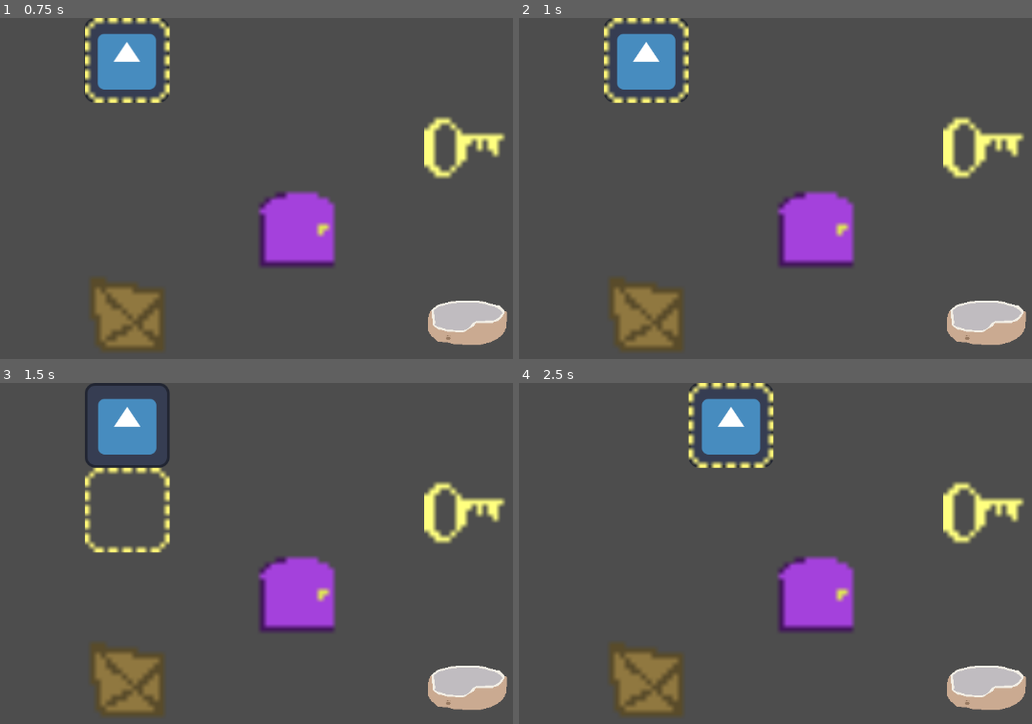
Above: before the commit, frames 1-4 (two rows, left to right).
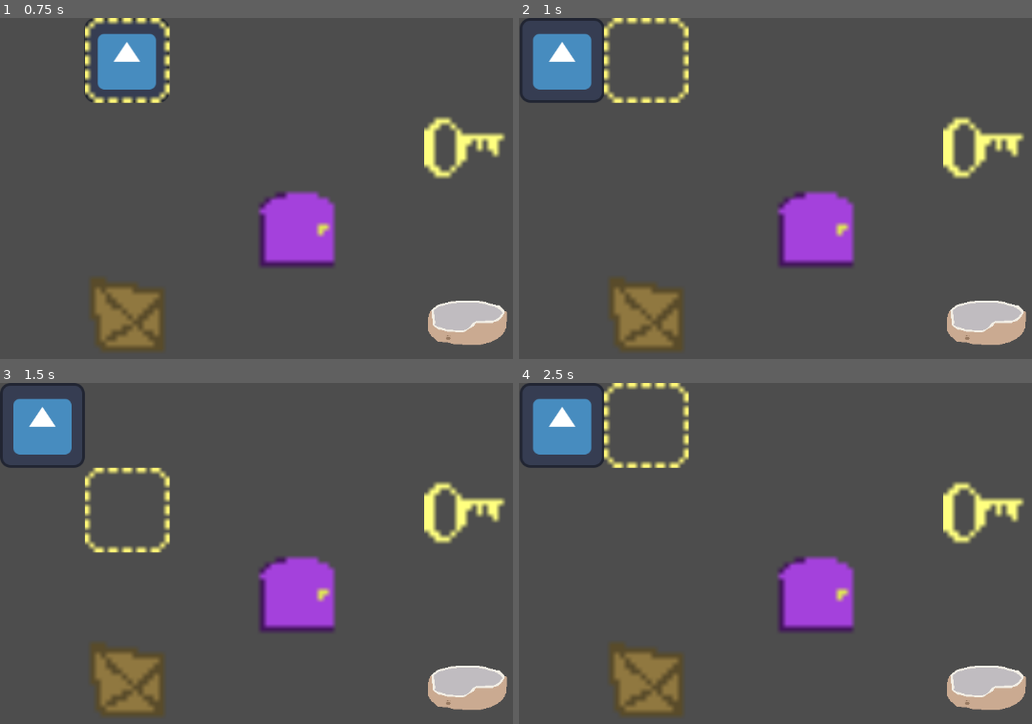
Above: after the commit, the same moments.

Repository: Just-a-Bee/Chrono-Cat
Game: Godot game, scene res://level_files/level.tscn
Two runs of this game, one before a commit and one after it. Both use one fixed random seed, a clock stepped at 60 frames per second and the inputs below. The engine's default icon, where the game draws it, is replaced by a stand-in: a white triangle on a blue panel in a dark square.
Inputs:
- Up to frame 1 (0.75 s): tap Enter at 0.5 s; hold D (right) from 0.53 s (still down); hold X (rewind) from 0.53 s (still down)
- Up to frame 2 (1 s): keep holding D (right); keep holding X (rewind); tap Z (undo) at 0.8 s
- Up to frame 3 (1.5 s): release D (right) at 1.28 s; release X (rewind) at 1.28 s; hold S (down) from 1.28 s (still down); tap Z (undo) at 1.35 s
- Up to frame 4 (2.5 s): tap X (rewind) at 1.55 s; tap Space at 2 s; release S (down) at 2.03 s; hold D (right) from 2.03 s (still down); hold X (rewind) from 2.03 s (still down); tap Z (undo) at 2.3 s

Frame 1 is identical in both runs. In frame 2, 4.4% of the frame differs, in the area x 0-33%, y 0-25%; in frame 3, 4.8%; in frame 4, 6.1%, in the area x 0-50%, y 0-25%.

Commit message:
Undo implemented, bug with losing some rewind arrays after undo, not sure why

Diff:
--- a/level_files/level.gd
+++ b/level_files/level.gd
@@ -14,6 +14,11 @@
 # dictionary that stores each actor and a list of its rewind positions
 # keys = actor, values = array of rewind positions
 var rewind_dictionary:Dictionary
+
+# stores a copy of game state every turn that can be reverted to
+# state is composed of [actor_dictionary, rewind_dictionary]
+var undo_array:Array[Array]
+var current_state:Array[Dictionary] = [actor_dictionary, rewind_dictionary]
 
 enum COLLISION_BEHAVIORS
 {
@@ -54,14 +59,16 @@
 # function to handle move direction
 func move_input(direction):
 	if not rewinding:
-		try_move(player, direction)
+		make_move(player, direction)
 	else:
 		move_cursor(direction)
 # actor and movement functions
 #function to try to move an actor, returns true if successfully moved
-func try_move(actor:Actor, direction:Vector2i)->void:
-	var from_position = actor_dictionary.find_key(actor)
-	var to_position = from_position + direction
+func make_move(actor:Actor, direction:Vector2i)->void:
+	var state:Array[Dictionary] = current_state.duplicate(true) # make a copy of the current state to save to undo arr
+	var actor_moved:bool = false # store if an actor has been moved
+	var from_position:Vector2i = actor_dictionary.find_key(actor)
+	var to_position:Vector2i = from_position + direction
 
 	# if to_position is occupied, try to push
 	if actor_dictionary.has(to_position):
@@ -75,8 +82,12 @@
 		push_array.reverse()
 		for push_actor in push_array:
 			move_actor(push_actor, direction)
+			actor_moved = true
 	else:
 		move_actor(actor, direction)
+		actor_moved = true
+	if actor_moved:
+		undo_array.append(state) # if a move was made, append the previous state to the undo array
 # function to handle when player collides with another actor
 func handle_collision(target_position, push_array, direction):
 	# iterate through positions until one is unoccupied, or we hit a wall and cant move
@@ -139,7 +150,7 @@
 		var rewind_actor = actor_dictionary[local_to_map(rewind_cursor.position)]
 		if rewind_dictionary[rewind_actor].size() > 0:
 			var rewind_direction = rewind_dictionary[rewind_actor][-1]
-			try_move(rewind_actor, rewind_direction)
+			make_move(rewind_actor, rewind_direction)
 			rewind_dictionary[rewind_actor].pop_back()
 			rewind_dictionary[rewind_actor].pop_back()
 	end_rewind()
@@ -153,4 +164,21 @@
 # other functions
 # function to undo the most recent move
 func undo():
-	pass
+	if undo_array.size() > 0:
+		restore_state(undo_array[-1])
+		undo_array.pop_back()
+# function to revert to a previous state
+func restore_state(state:Array[Dictionary]):
+	var restore_positions = state[0] # first entry of state is the position of every actor
+	var actor_rewinds = state[1] # second entry is each actor's rewind array
+
+	actor_dictionary.clear()
+	for restore_position in restore_positions:
+		var restore_actor = restore_positions[restore_position]
+		if not restore_actor.is_inside_tree():
+			add_child(restore_actor)
+		actor_dictionary[restore_position] = restore_actor
+		restore_actor.move(map_to_local(restore_position))
+
+	rewind_dictionary.clear()
+	rewind_dictionary = actor_rewinds.duplicate(true)
